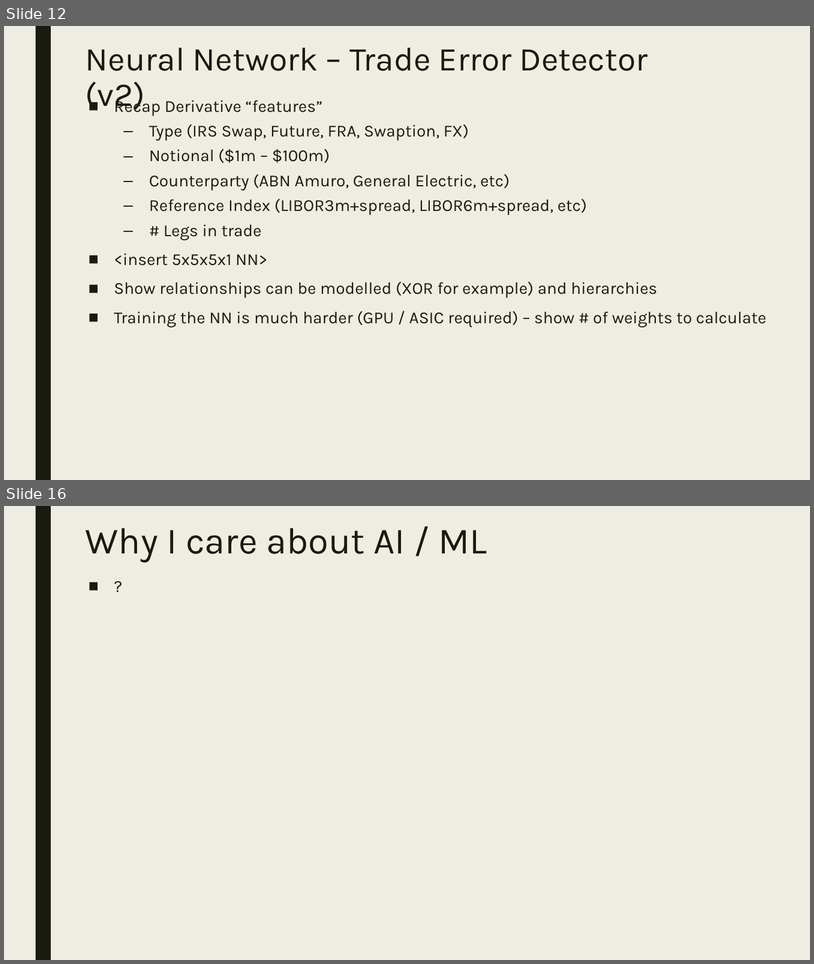
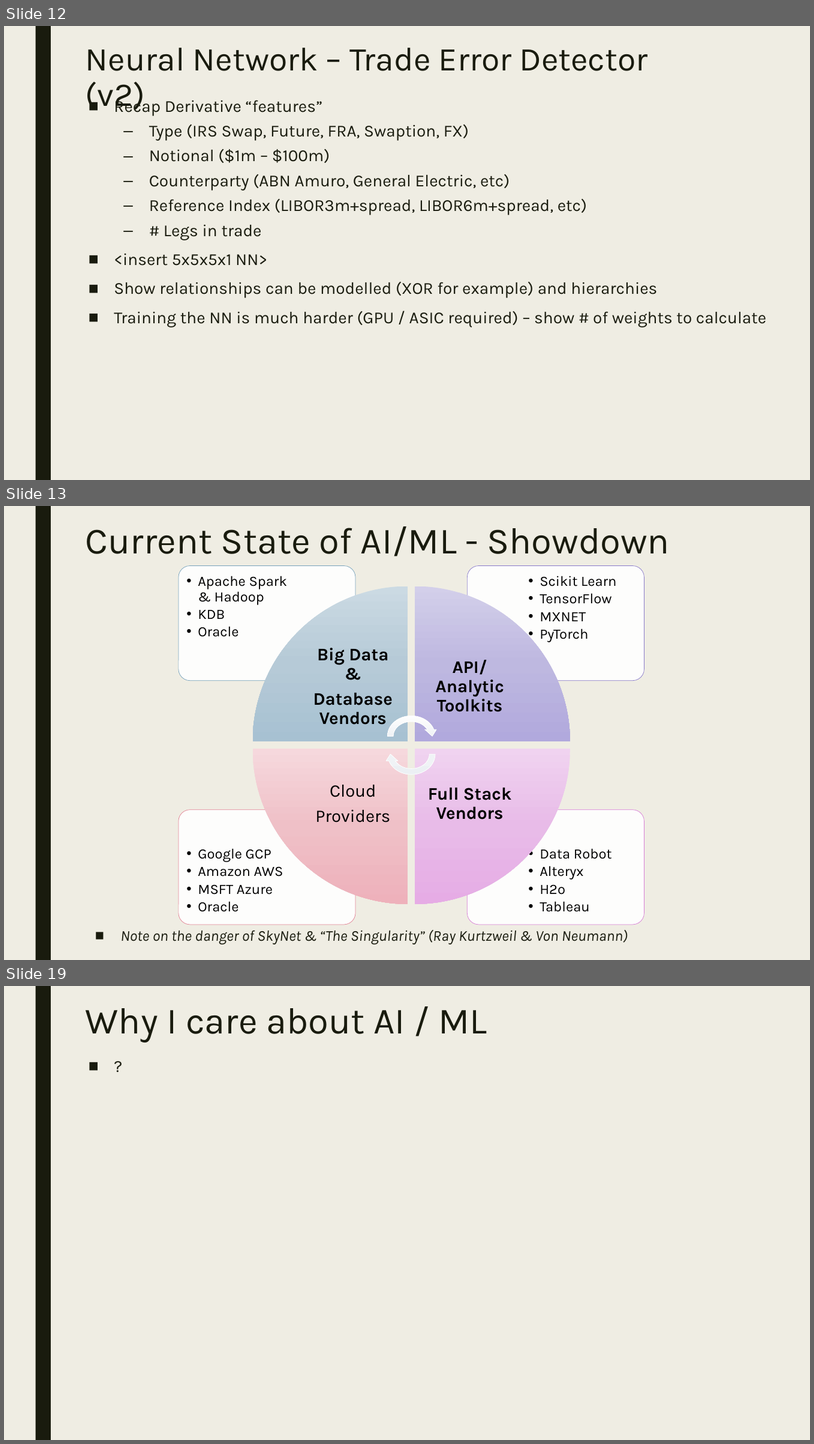
Before and after one commit to dougfoo/machineLearning, a slide deck: talks/MachineLearning101.pptx. Shown one above the other, each under a label of ours: slides 12 and 16 before the commit, slides 12, 13 and 19 after it; the slides between them are not shown. The pictures are 814x964 and 814x1444 pixels, drawn with LibreOffice and Linux fonts; fonts in the diff are those of the drawing. Boxes give left, top, right and bottom in pixels: in the first picture for what was removed or moved away, otherwise in the second. Text is boxed around its words. In the diff, an @@ line names an element or a change of style, - is before the commit and + after.

Commit message:
states

```diff
--- a/talks/MachineLearning101.pptx
+++ b/talks/MachineLearning101.pptx
@@ slide 13 added at [4,506,810,960], background #EFEDE3; not listed: 1 template element that a slide beside it also shows @@
@@ title added at [86,526,670,556], 44 pt, text #191B0E @@
+Current State of AI/ML - Showdown
@@ group added at [179,566,645,925]: 8 texts, 4 rounded rectangles, 4 pie wedges, 2 circular arrows @@
+  • Data Robot
+  • Alteryx
+  • H2o
+  • Tableau
+  • Google GCP
+  • Amazon AWS
+  • MSFT Azure
+  • Oracle
+  • Scikit Learn
+  • TensorFlow
+  • MXNET
+  • PyTorch
+  • Apache Spark & Hadoop
+  • KDB
+  • Oracle
+Big Data &
+Database Vendors
+API/Analytic Toolkits
+Full Stack Vendors
+Cloud
+Providers
@@ text added at [120,930,628,944], 18 pt, text #191B0E, italic @@
+■ Note on the danger of SkyNet & “The Singularity” (Ray Kurtzweil & Von Neumann)
@@ what was slide 16 is now slide 19 @@
```
Also in this commit, not shown: 3 slides changed, 3 other slides added, 1 slide removed.
